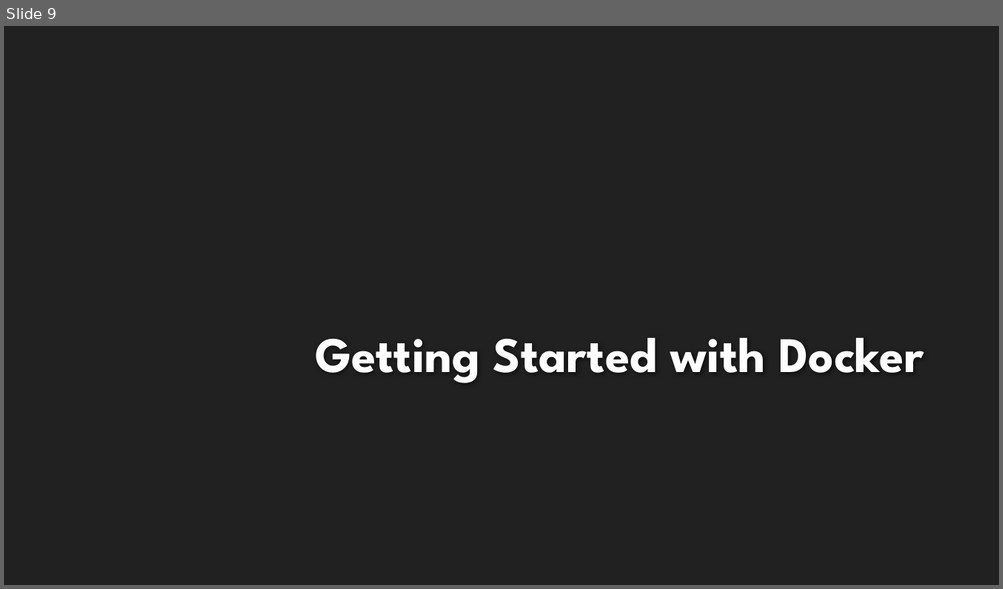
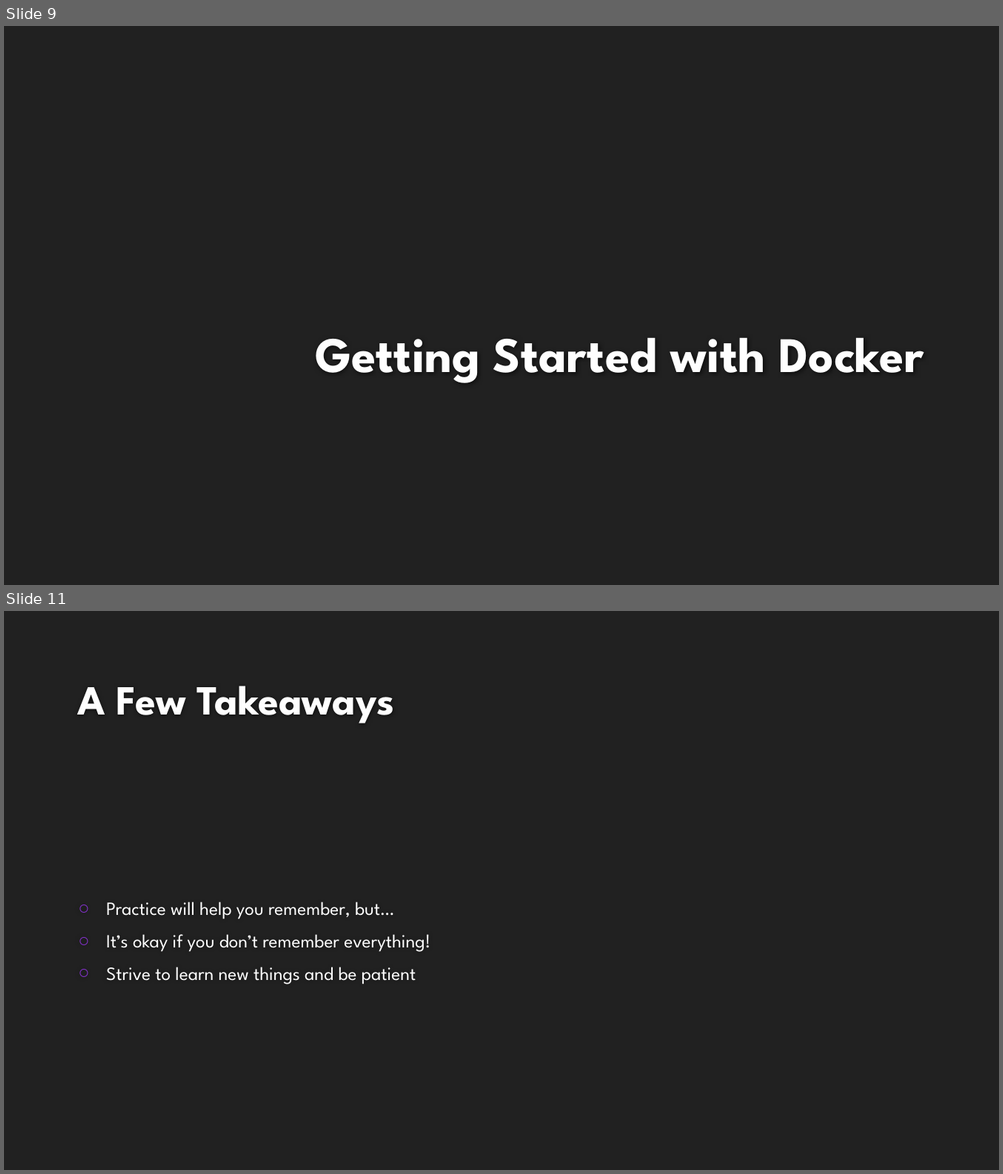
Before and after one commit to kertox662/jamhacks6-workshop-reference, a slide deck: intro-docker/presentation/intro-to-docker.pptx. Shown one above the other, each under a label of ours: slide 9 before the commit, slides 9 and 11 after it; the slides between them are not shown. The pictures are 1003x589 and 1003x1174 pixels, drawn with LibreOffice and Linux fonts; fonts in the diff are those of the drawing; background and template pictures are left out. Boxes give left, top, right and bottom in pixels: in the first picture for what was removed or moved away, otherwise in the second. Text is boxed around its words. In the diff, an @@ line names an element or a change of style, - is before the commit and + after.

```diff
--- a/intro-docker/presentation/intro-to-docker.pptx
+++ b/intro-docker/presentation/intro-to-docker.pptx
@@ slide 11 added at (4,611,999,1170), background #212121 @@
@@ title added at (77,686,395,723), 40 pt, text #FEFEFE, bold @@
+A Few Takeaways
@@ text added at (106,902,430,985), 18 pt, text #FFFFFF @@
+○ Practice will help you remember, but…
+○ It’s okay if you don’t remember everything!
+○ Strive to learn new things and be patient
```
Also in this commit, not shown: 2 other slides added, 1 other file.
